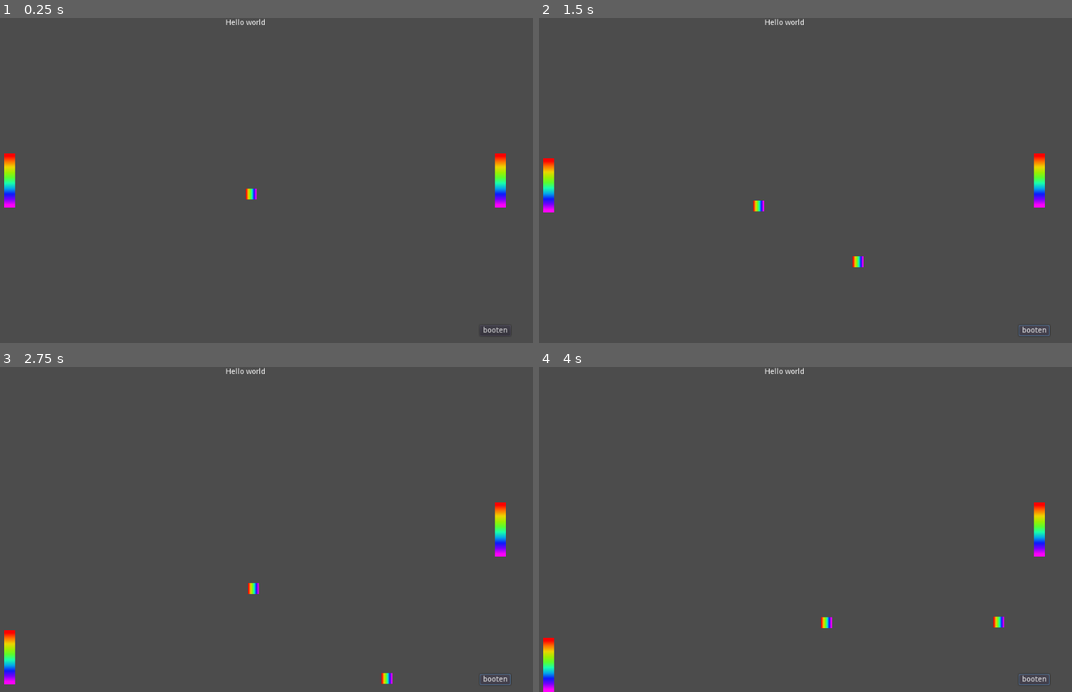
Above: before the commit, frames 1-4 (two rows, left to right).
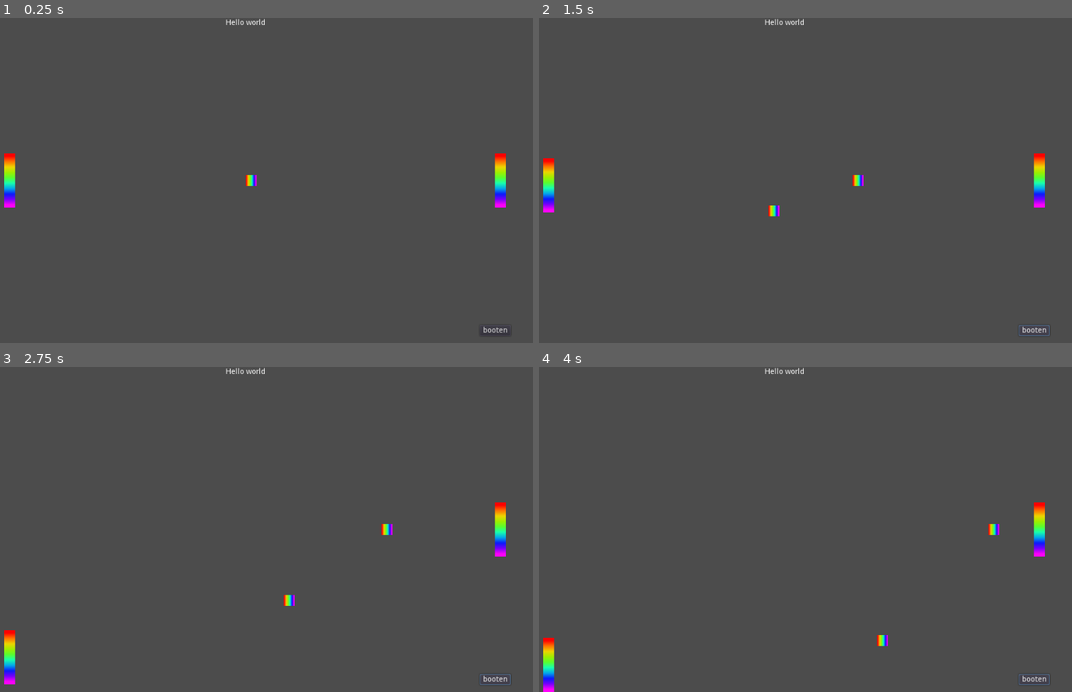
Above: after the commit, the same moments.

Repository: ricekab/godot-pongclone
Game: Godot game, scene res://scenes/game.tscn
Same seed, same stepped clock (60 frames per second), same inputs: the game is played once before the commit and once after it.
Inputs:
- Up to frame 1 (0.25 s): no input
- Up to frame 2 (1.5 s): click "booten" at 0.5 s; hold Right (ui_right) from 1.28 s (still down)
- Up to frame 3 (2.75 s): release Right (ui_right) at 2.03 s; hold Left (ui_left) from 2.03 s (still down)
- Up to frame 4 (4 s): release Left (ui_left) at 2.78 s; hold Right (ui_right) from 2.78 s (still down)

The runs differ from the first frame. In frame 1, 0.2% of the frame differs, in the area x 46-49%, y 48-56%; in frame 2, 0.3%; in frame 3, 0.3%; in frame 4, 0.3%, in the area x 52-88%, y 48-86%.

Commit message:
Initial ball velocity lowered, now goes straight so we don't have to move it to bounce (for testing). Added score tracking and signaling (UI not done yet)

Diff:
--- a/scenes/game.gd
+++ b/scenes/game.gd
@@ -2,6 +2,13 @@
 
 var Paddle = preload("res://entities/paddle.tscn")
 var BallScript = preload("res://scripts/ball.gd")
+
+var RNG = RandomNumberGenerator.new()
+
+signal score_changed(left_score, right_score)
+
+var score_left = 0
+var score_right = 0
 
 # Called when the node enters the scene tree for the first time.
 func _ready():
@@ -14,16 +21,23 @@
 	var new_ball = Paddle.instance()
 	new_ball.set_script(BallScript)
 	new_ball.position = Vector2(400, 300)
-	new_ball.vel = Vector2(50, 50)
+	var rand_x = RNG.randf_range(0.5, 1.0)
+	var rand_y = RNG.randf_range(-1.0, 1.0)
+	var random_vel_normalized = Vector2(rand_x, rand_y).normalized()
+	new_ball.vel = random_vel_normalized * 100.0  # Initial speed
 	new_ball.set_collision_mask(3)  # layer 1 + 2
 	add_child(new_ball)
 
 
 func _on_left_score_area_body_entered(body):
-	print("RIGHT SIDE SCORED")
-	print(body)
+	score_right += 1
+	emit_signal("score_changed", score_left, score_right)
+	body.queue_free()
+	_spawn_new_ball()
 
 
 func _on_right_score_area_body_entered(body: PhysicsBody2D):
-	print("LEFT SIDE SCORED")
+	score_left += 1
+	emit_signal("score_changed", score_left, score_right)
 	body.queue_free()
+	_spawn_new_ball()
--- a/scenes/game.tscn
+++ b/scenes/game.tscn
@@ -47,7 +47,8 @@
 position = Vector2( 480, 300 )
 collision_layer = 3
 script = ExtResource( 3 )
-vel = Vector2( 100, 100 )
+vel = Vector2( 100, 0 )
+bounce_speed_scale = 1.15
 
 [node name="left_score_area" parent="." instance=ExtResource( 6 )]
 
